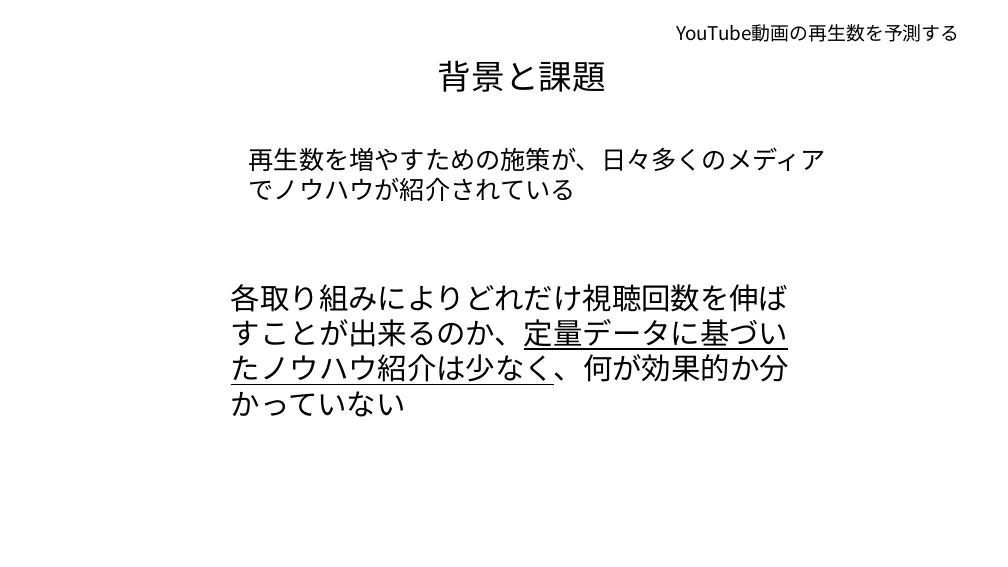
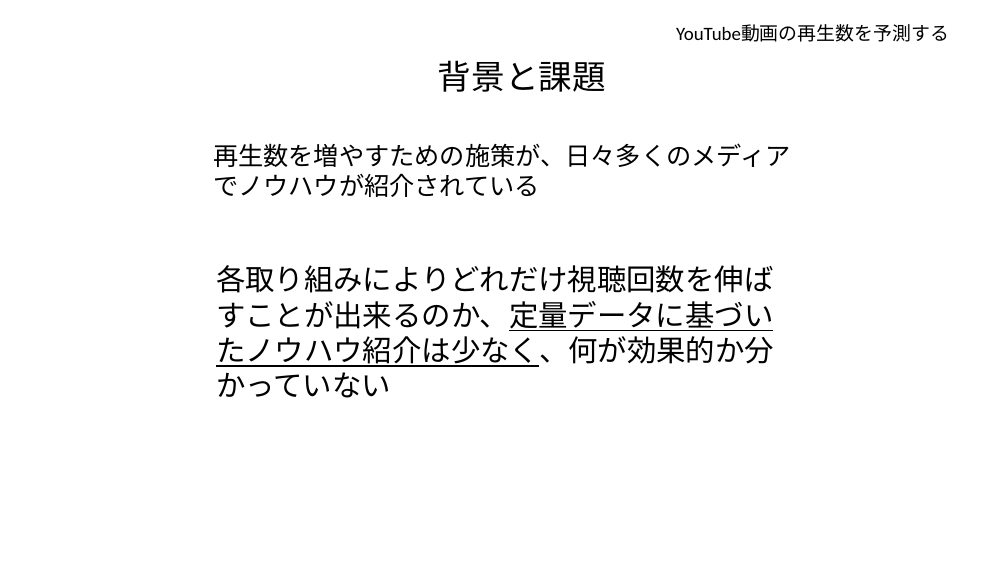
Before and after one commit to tsuru-kazu/research, a slide deck: slide 3 of docs/PD3_interim_report.pptx. Drawn at 1008x567 pixels with LibreOffice and Linux fonts; fonts in the diff are those of the drawing. Boxes give left, top, right and bottom in pixels: in the first picture for what was removed or moved away, otherwise in the second. Text is boxed around its words. In the diff, an @@ line names an element or a change of style, - is before the commit and + after.

```diff
--- a/docs/PD3_interim_report.pptx
+++ b/docs/PD3_interim_report.pptx
@@ text "再生数を増やすための施策が、日々多くのメディアでノウハウが紹介されている": place and size @@
-text "再生数を増やすための施策が、日々多くのメディアでノウハウが紹介されている" at box(249, 147, 826, 201)
+text "再生数を増やすための施策が、日々多くのメディアでノウハウが紹介されている" at box(213, 143, 790, 197)
@@ font Noto Sans CJK JP to Calibri in 3 elements at box(676, 24, 949, 42), box(213, 143, 790, 197), box(216, 265, 774, 398) @@
@@ text "各取り組みによりどれだけ視聴回数を伸ばすことが出来るのか、定量データに基づいたノウハウ紹介は少なく、何が効果的か分かって ...": place and size @@
-text "各取り組みによりどれだけ視聴回数を伸ばすことが出来るのか、定量データに基づいたノウハウ紹介は少なく、何が効果的か分かって ..." at box(231, 284, 789, 417)
+text "各取り組みによりどれだけ視聴回数を伸ばすことが出来るのか、定量データに基づいたノウハウ紹介は少なく、何が効果的か分かって ..." at box(216, 265, 774, 398)
```
Also in this commit, not shown: 10 other slides changed, 4 other files.
